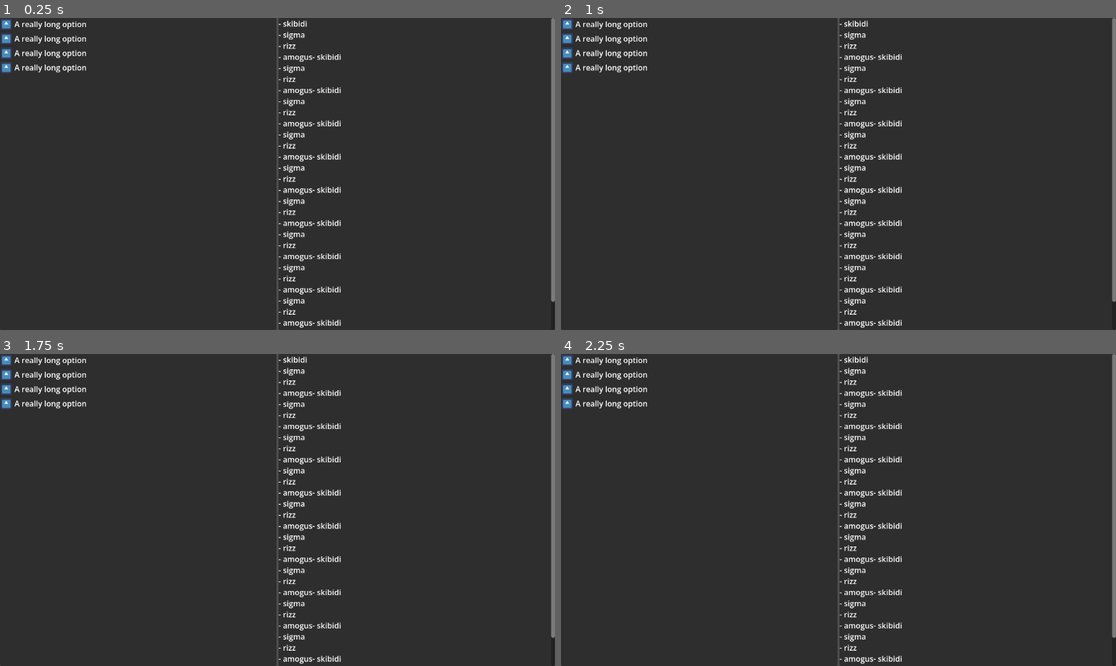
Above: before the commit, frames 1-4 (two rows, left to right).
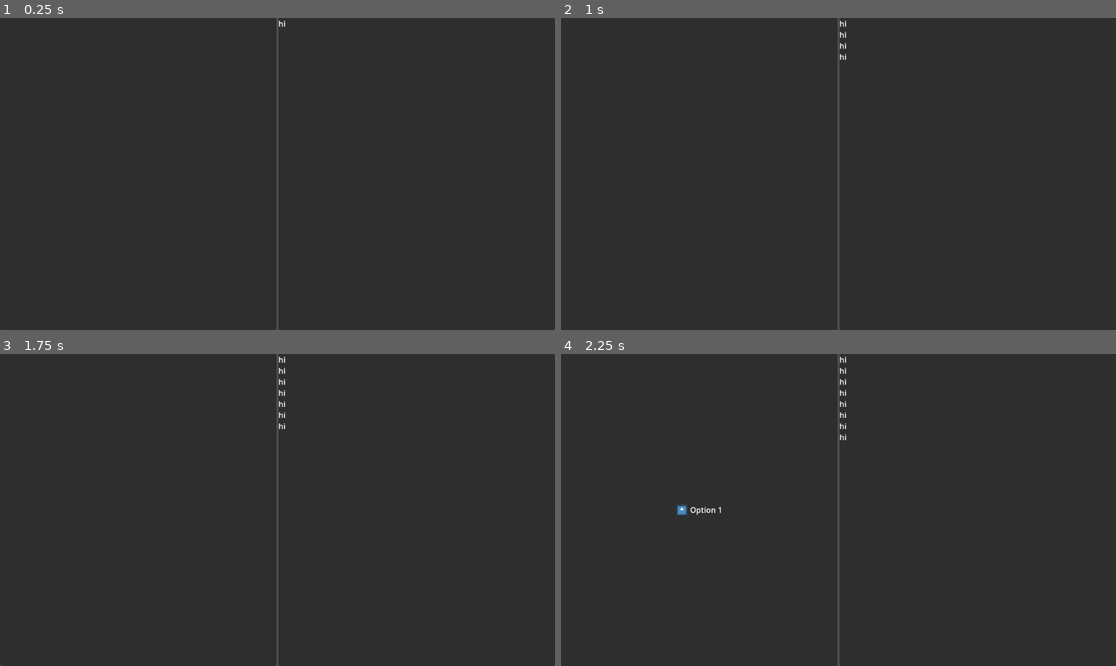
Above: after the commit, the same moments.

Repository: GenericUserIsTaken/GGJ2026
Game: Godot game, scene res://scenes/dialogue/dialogue_window.tscn
Same seed, same stepped clock (60 frames per second), same inputs: the game is played once before the commit and once after it. The project has no main scene, so this scene is started directly. The engine's default icon, where the game draws it, is replaced by a stand-in: a white triangle on a blue panel in a dark square.
Inputs:
- Up to frame 1 (0.25 s): no input
- Up to frame 2 (1 s): tap Enter at 0.5 s
- Up to frame 3 (1.75 s): tap Space at 1.25 s
- Up to frame 4 (2.25 s): tap Enter at 2 s

The runs differ from the first frame. In frame 1, 3.3% of the frame differs, in the area x 0-100%, y 0-100%; in frame 2, 3.3%; in frame 3, 3.4%; in frame 4, 3.5%.

Commit message:
Dialogue system basics

Diff:
--- a/scenes/dialogue/dialogue_window.gd
+++ b/scenes/dialogue/dialogue_window.gd
@@ -1 +1,46 @@
 class_name DialogueWindow extends Control
+
+
+const ICON = preload("uid://isbqsoevkfnm")
+
+const TestDialogue = preload("uid://r63k0f2m0rdu")
+
+
+@onready var options_grid: GridContainer = %OptionsGrid
+@onready var transcript: RichTextLabel = %Transcript
+
+
+func _ready() -> void:
+	transcript.text = ""
+	show_dialogue(make_dialogue_object(TestDialogue).dialogue)
+
+
+func show_dialogue(dialogue: Callable) -> void:
+	var options: Array[DialogueOption] = await dialogue.call()
+	for child in options_grid.get_children():
+		child.queue_free()
+
+	for option in options:
+		var icon_wrapper := Control.new()
+		var icon := TextureRect.new()
+		icon.texture = ICON
+		icon_wrapper.custom_minimum_size = Vector2(26, 26)
+		icon_wrapper.add_child(icon)
+		options_grid.add_child(icon_wrapper)
+		var label := Label.new()
+		label.text = option.option_title
+		options_grid.add_child(label)
+
+
+func show_text(text: String) -> void:
+	transcript.push_paragraph(HORIZONTAL_ALIGNMENT_LEFT)
+	transcript.append_text(text)
+	transcript.pop()
+	await get_tree().create_timer(0.25).timeout
+
+
+func make_dialogue_object(dialogue: Script) -> Dialogue:
+	var obj: Dialogue = dialogue.new()
+	obj._dialogue_window = self
+	add_child(obj)
+	return obj
--- a/scenes/dialogue/dialogue_window.tscn
+++ b/scenes/dialogue/dialogue_window.tscn
@@ -1,14 +1,15 @@
-[gd_scene format=3 uid="uid://b7daytirgj07i"]
+[gd_scene format=3 uid="uid://b5p27gwba51x"]
 
-[ext_resource type="Texture2D" uid="uid://isbqsoevkfnm" path="res://icon.svg" id="1_riuec"]
+[ext_resource type="Script" uid="uid://cyhfyn2ceuyef" path="res://scenes/dialogue/dialogue_window.gd" id="1_s4muj"]
 
-[node name="Dialogue" type="Control" unique_id=2018963143]
+[node name="DialogueWindow" type="Control" unique_id=2018963143]
 layout_mode = 3
 anchors_preset = 15
 anchor_right = 1.0
 anchor_bottom = 1.0
 grow_horizontal = 2
 grow_vertical = 2
+script = ExtResource("1_s4muj")
 
 [node name="HBoxContainer" type="HBoxContainer" parent="." unique_id=556090801]
 layout_mode = 1
@@ -25,79 +26,9 @@
 [node name="OptionsGrid" type="GridContainer" parent="HBoxContainer/PanelContainer" unique_id=669535393]
 unique_name_in_owner = true
 layout_mode = 2
+size_flags_horizontal = 4
+size_flags_vertical = 4
 columns = 2
-
-[node name="Control" type="Control" parent="HBoxContainer/PanelContainer/OptionsGrid" unique_id=1243886526]
-custom_minimum_size = Vector2(26, 26)
-layout_mode = 2
-
-[node name="TextureRect" type="TextureRect" parent="HBoxContainer/PanelContainer/OptionsGrid/Control" unique_id=824218943]
-layout_mode = 1
-anchors_preset = 15
-anchor_right = 1.0
-anchor_bottom = 1.0
-grow_horizontal = 2
-grow_vertical = 2
-texture = ExtResource("1_riuec")
-expand_mode = 1
-
-[node name="Label" type="Label" parent="HBoxContainer/PanelContainer/OptionsGrid" unique_id=2125805048]
-layout_mode = 2
-text = "A really long option"
-
-[node name="Control2" type="Control" parent="HBoxContainer/PanelContainer/OptionsGrid" unique_id=2108425325]
-custom_minimum_size = Vector2(26, 26)
-layout_mode = 2
-
-[node name="TextureRect" type="TextureRect" parent="HBoxContainer/PanelContainer/OptionsGrid/Control2" unique_id=860918492]
-layout_mode = 1
-anchors_preset = 15
-anchor_right = 1.0
-anchor_bottom = 1.0
-grow_horizontal = 2
-grow_vertical = 2
-texture = ExtResource("1_riuec")
-expand_mode = 1
-
-[node name="Label2" type="Label" parent="HBoxContainer/PanelContainer/OptionsGrid" unique_id=2137138472]
-layout_mode = 2
-text = "A really long option"
-
-[node name="Control3" type="Control" parent="HBoxContainer/PanelContainer/OptionsGrid" unique_id=711440045]
-custom_minimum_size = Vector2(26, 26)
-layout_mode = 2
-
-[node name="TextureRect" type="TextureRect" parent="HBoxContainer/PanelContainer/OptionsGrid/Control3" unique_id=973204475]
-layout_mode = 1
-anchors_preset = 15
-anchor_right = 1.0
-anchor_bottom = 1.0
-grow_horizontal = 2
-grow_vertical = 2
-texture = ExtResource("1_riuec")
-expand_mode = 1
-
-[node name="Label3" type="Label" parent="HBoxContainer/PanelContainer/OptionsGrid" unique_id=277577797]
-layout_mode = 2
-text = "A really long option"
-
-[node name="Control4" type="Control" parent="HBoxContainer/PanelContainer/OptionsGrid" unique_id=470979506]
-custom_minimum_size = Vector2(26, 26)
-layout_mode = 2
-
-[node name="TextureRect" type="TextureRect" parent="HBoxContainer/PanelContainer/OptionsGrid/Control4" unique_id=1920660767]
-layout_mode = 1
-anchors_preset = 15
-anchor_right = 1.0
-anchor_bottom = 1.0
-grow_horizontal = 2
-grow_vertical = 2
-texture = ExtResource("1_riuec")
-expand_mode = 1
-
-[node name="Label4" type="Label" parent="HBoxContainer/PanelContainer/OptionsGrid" unique_id=227649497]
-layout_mode = 2
-text = "A really long option"
 
 [node name="PanelContainer2" type="PanelContainer" parent="HBoxContainer" unique_id=237788116]
 layout_mode = 2
--- a/scripts/classes/dialogue.gd
+++ b/scripts/classes/dialogue.gd
@@ -1,4 +1,11 @@
-@abstract class_name Dialogue
+@abstract class_name Dialogue extends Node
 
 
-@abstract func dialogue()
+var _dialogue_window: DialogueWindow
+
+
+@abstract func dialogue() -> Array[DialogueOption]
+
+
+func show(text: String):
+	await _dialogue_window.show_text(text)
--- /dev/null
+++ b/scripts/classes/dialogue_option.gd
@@ -0,0 +1,13 @@
+class_name DialogueOption
+
+
+var option_title: String
+var option_callback: Callable
+
+
+func _init(
+	_option_title: String,
+	_option_callback: Callable,
+) -> void:
+	option_title = _option_title
+	option_callback = _option_callback
--- a/scripts/dialogue/test_dialogue.gd
+++ b/scripts/dialogue/test_dialogue.gd
@@ -1 +1,19 @@
-extends Node
+extends Dialogue
+
+func dialogue() -> Array[DialogueOption]:
+	await show("hi")
+	await show("hi")
+	await show("hi")
+	await show("hi")
+	await show("hi")
+	await show("hi")
+	await show("hi")
+	await show("hi")
+	return [
+		DialogueOption.new("Option 1", _option_1),
+	]
+
+
+func _option_1() -> Array[DialogueOption]:
+	await show("HELLO")
+	return []
Not shown, added: scripts/classes/dialogue_option.gd.uid
